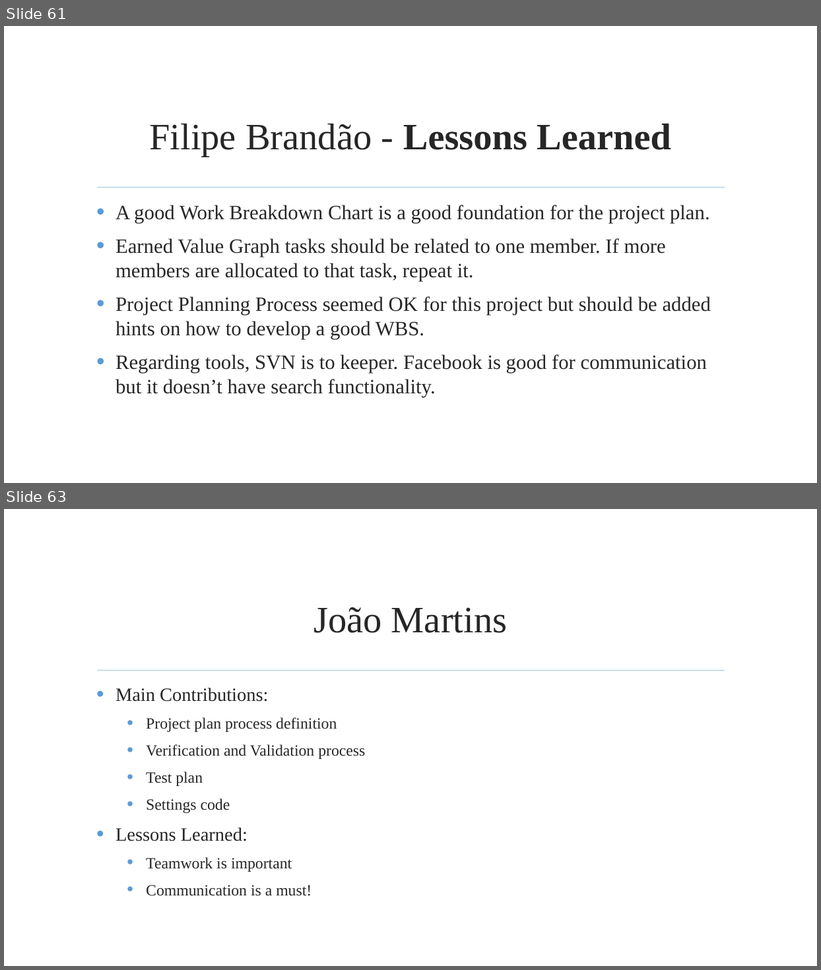
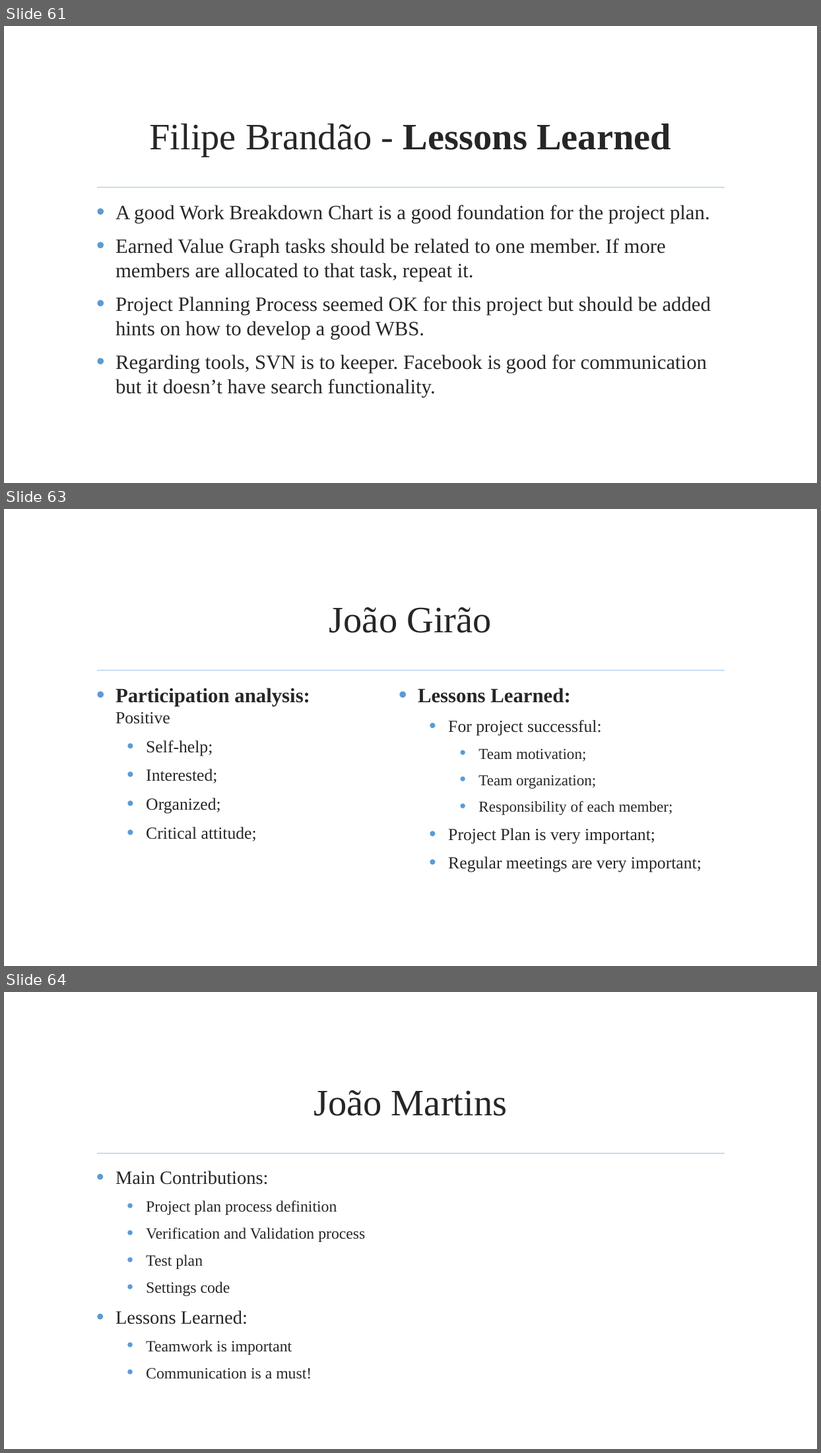
Before and after one commit to jmgirao/projetosoftware1213, a slide deck: Final Presentation/Presentation.pptx. Shown one above the other, each under a label of ours: slides 61 and 63 before the commit, slides 61, 63 and 64 after it; the slides between them are not shown. The pictures are 821x970 and 821x1453 pixels, drawn with LibreOffice and Linux fonts; fonts in the diff are those of the drawing; background and template pictures are left out. Boxes give left, top, right and bottom in pixels: in the first picture for what was removed or moved away, otherwise in the second. Text is boxed around its words. In the diff, an @@ line names an element or a change of style, - is before the commit and + after.

```diff
--- a/Final Presentation/Presentation.pptx
+++ b/Final Presentation/Presentation.pptx
@@ slide 63 added at bbox=[4, 509, 817, 966], background picture (left out); not listed: 1 template element that a slide beside it also shows @@
@@ title added at bbox=[329, 607, 491, 633], 44 pt, text #262626 @@
+João Girão
@@ text added at bbox=[116, 688, 310, 842], 20 pt, text #262626 @@
+• Participation analysis: Positive
+  • Self-help;
+  • Interested;
+  • Organized;
+  • Critical attitude;
@@ text added at bbox=[418, 688, 702, 873], 20 pt, text #262626 @@
+• Lessons Learned:
+  • For project successful:
+    • Team motivation;
+    • Team organization;
+    • Responsibility of each member;
+  • Project Plan is very important;
+  • Regular meetings are very important;
@@ what was slide 63 is now slide 64 @@
```
Also in this commit, not shown: 1 other slide added, 1 slide removed.
